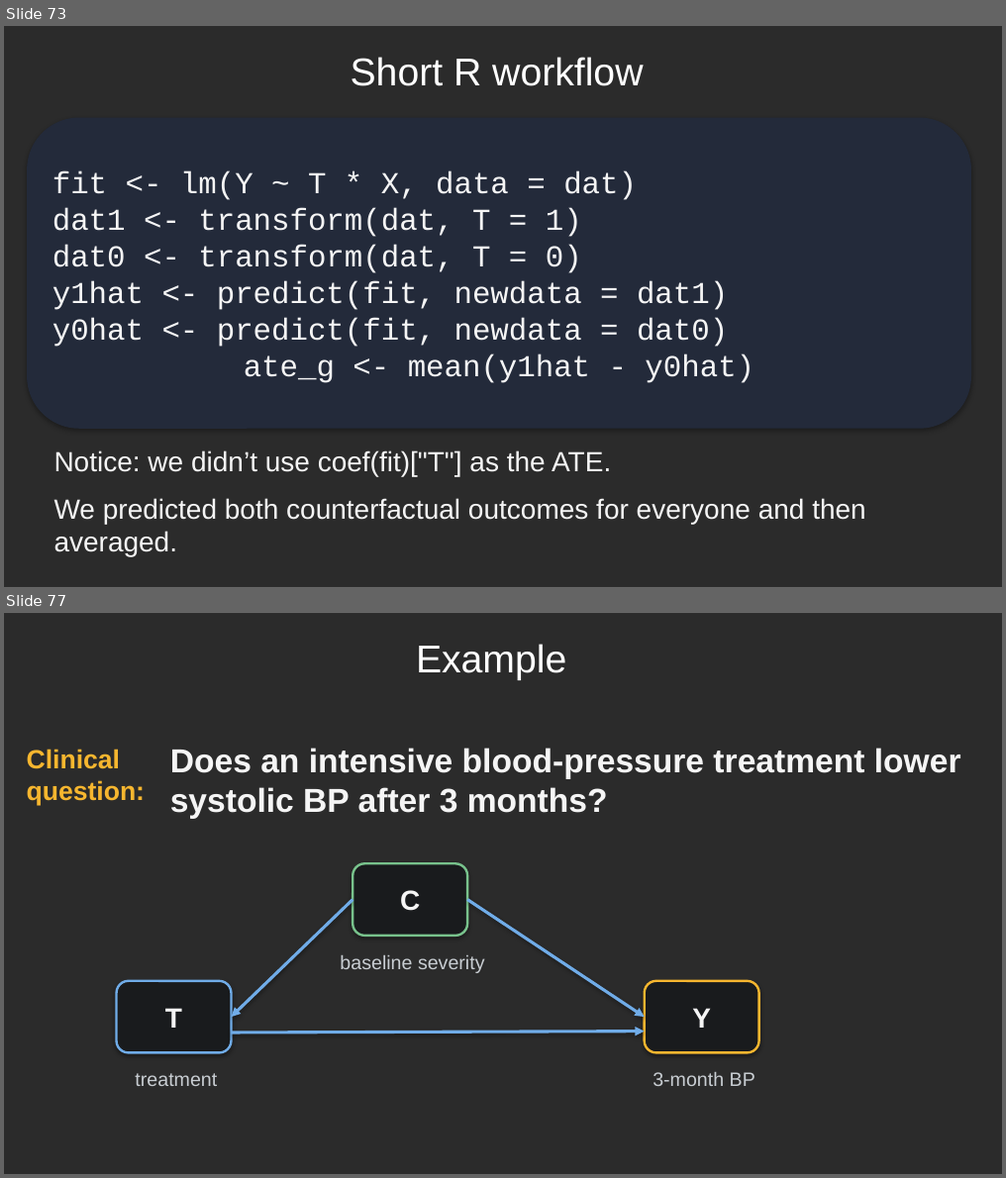
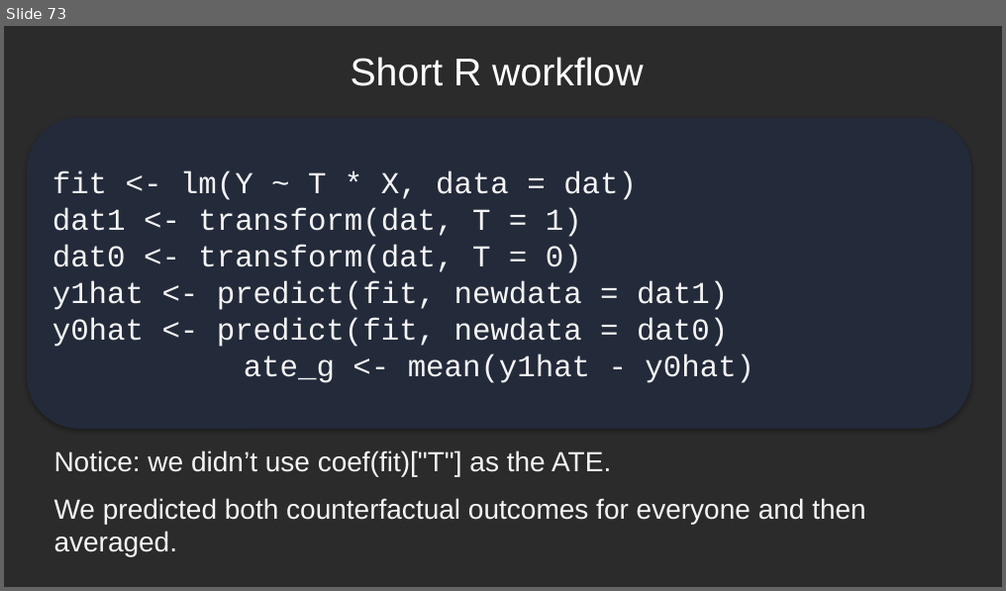
Before and after one commit to djghosh1123/STAT-7900-Causal-Analysis, a slide deck: Lectures/Lecture 4.pptx. Shown one above the other, each under a label of ours: slides 73 and 77 before the commit, slide 73 after it; the slides between them are not shown. The pictures are 1006x1178 and 1006x591 pixels, drawn with LibreOffice and Linux fonts; fonts in the diff are those of the drawing; background and template pictures are left out; a plain dark background stands for a picture behind light text. Boxes give left, top, right and bottom in pixels: in the first picture for what was removed or moved away, otherwise in the second. Text is boxed around its words. In the diff, an @@ line names an element or a change of style, - is before the commit and + after.

```diff
--- a/Lectures/Lecture 4.pptx
+++ b/Lectures/Lecture 4.pptx
@@ slide 77 removed at bbox=[4, 613, 1002, 1174], background picture (left out) @@
@@ text removed at bbox=[416, 644, 566, 680] @@
-Example
@@ text removed at bbox=[27, 749, 145, 805] @@
-Clinical question:
@@ text removed at bbox=[170, 748, 961, 819] @@
-Does an intensive blood-pressure treatment lower systolic BP after 3 months?
@@ rounded rectangle removed at bbox=[352, 863, 467, 936] @@
-C
@@ arrow removed from (352, 899) to (232, 1017) @@
@@ arrow removed from (467, 899) to (645, 1017) @@
@@ text removed at bbox=[340, 956, 485, 973] @@
-baseline severity
@@ rounded rectangle removed at bbox=[117, 981, 232, 1054] @@
-T
@@ rounded rectangle removed at bbox=[645, 981, 759, 1054] @@
-Y
@@ arrow removed from (232, 1033) to (645, 1031) @@
@@ text removed at bbox=[135, 1073, 217, 1086] @@
-treatment
@@ text removed at bbox=[652, 1072, 755, 1086] @@
-3-month BP
```
Also in this commit, not shown: 26 other slides removed, 3 other files.
